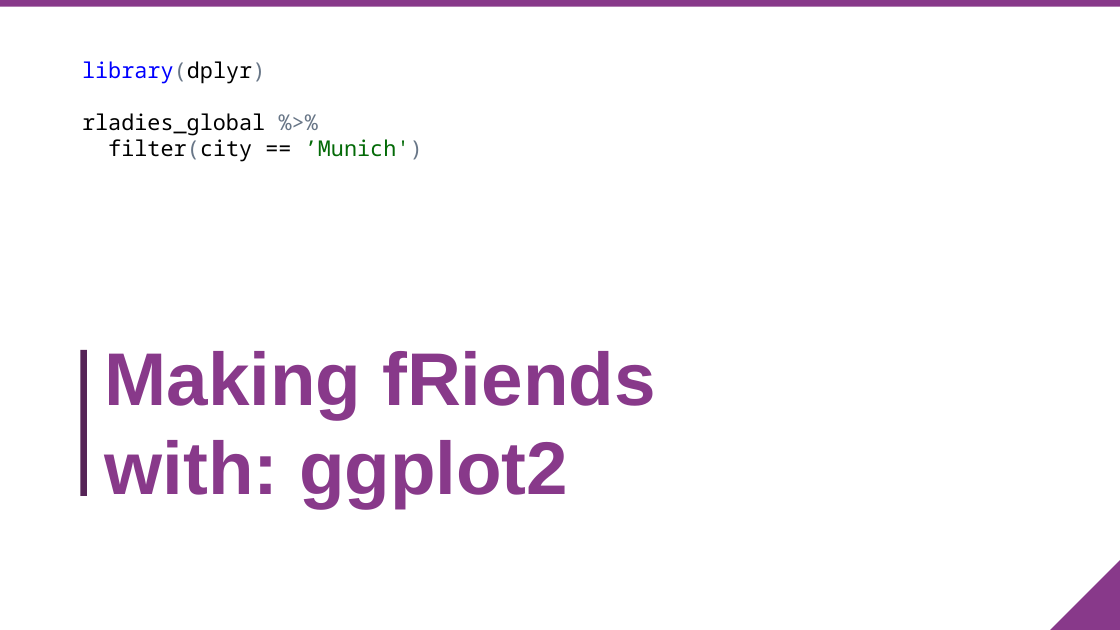
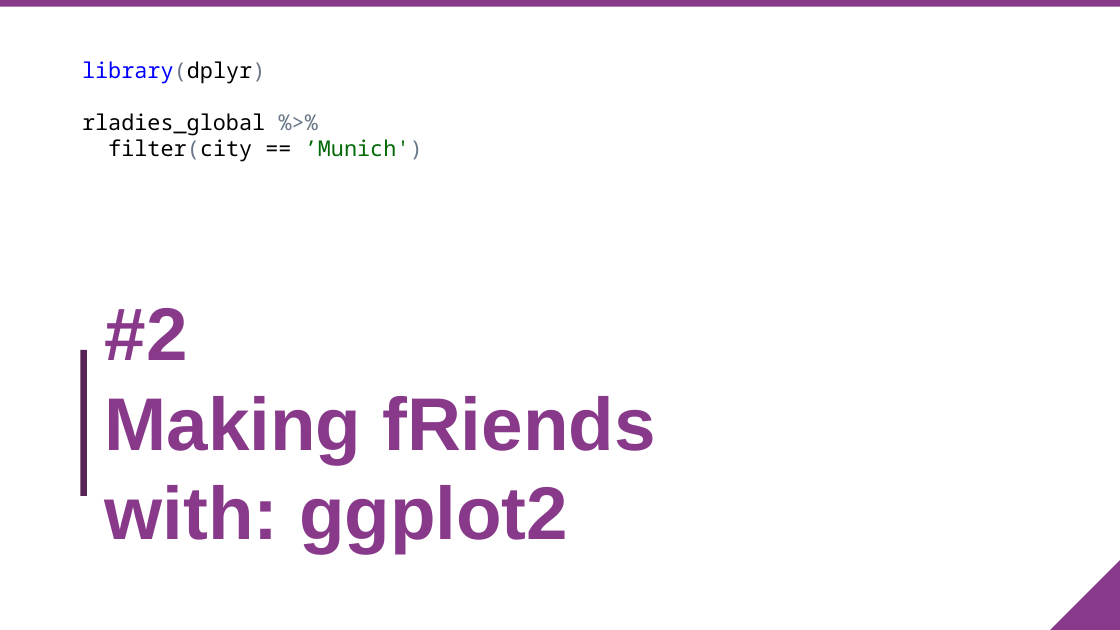
Before and after one commit to pamelamatias/RLadies_MUC, a slide deck: slide 1 of 20170521_2nd_meetup_ggplot2intro/20172105_ggplot2.pptx. Drawn at 1120x630 pixels with LibreOffice and Linux fonts; fonts in the diff are those of the drawing; background and template pictures are left out. Boxes give left, top, right and bottom in pixels: in the first picture for what was removed or moved away, otherwise in the second. Text is boxed around its words. In the diff, an @@ line names an element or a change of style, - is before the commit and + after.

```diff
--- a/20170521_2nd_meetup_ggplot2intro/20172105_ggplot2.pptx
+++ b/20170521_2nd_meetup_ggplot2intro/20172105_ggplot2.pptx
@@ title at [105, 308, 656, 553]: text changed @@
-Making fRiends with: ggplot2
+#2
+Making fRiends with: ggplot2
```
Also in this commit, not shown: 3 other slides changed, 5 slides added, 3 slides removed, 2 other files.
